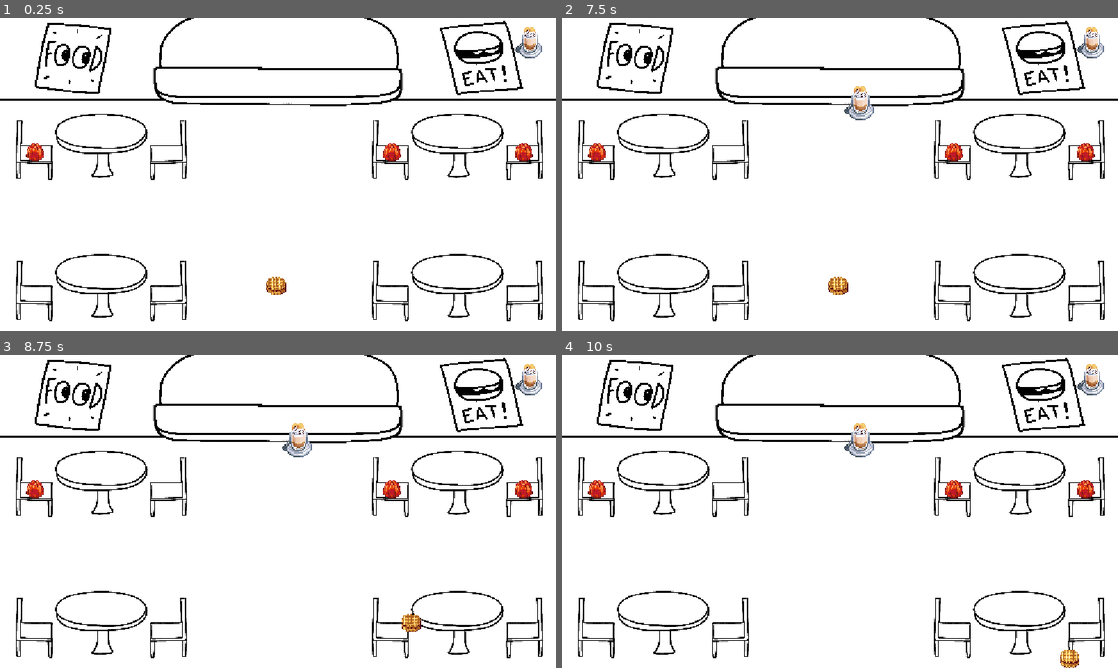
Above: before the commit, frames 1-4 (two rows, left to right).
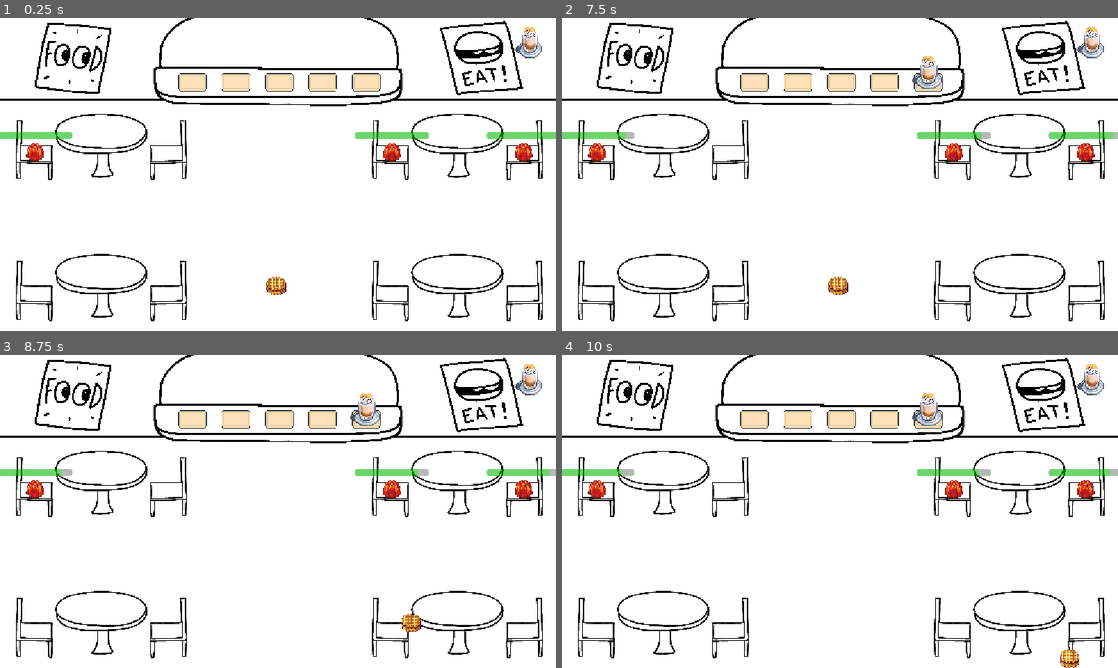
Above: after the commit, the same moments.

Repository: Midcul/what-do-you-want
Game: Godot game, scene res://scenes/level.tscn
The game is run twice, just before and just after one commit, with the same random seed, the same clock (stepped at 60 frames per second) and the same inputs.
Inputs (mouse positions are in pixels of both pictures, inside the frame that each line leads up to):
- Up to frame 1 (0.25 s): no input
- Up to frame 2 (7.5 s): click (1090, 39) at 0.5 s; click "Peach Cobbler" at 1.25 s; click "Fried Chicken" at 2 s; click "Cheeseburger" at 2.75 s; click "Clam Chowder" at 3.5 s; click "Booyah" at 4.25 s; click "Key Lime Pie" at 5 s; click "Halo-Halo" at 5.75 s; click "Sushi" at 6.5 s; click "Order" at 7.25 s
- Up to frame 3 (8.75 s): tap Enter (ui_accept) at 8, 8.1, 8.27, 8.57 s; hold Right (ui_right) from 8.03 s (still down)
- Up to frame 4 (10 s): release Right (ui_right) at 8.78 s; hold Down (ui_down) 8.78-9.53 s; tap Enter (ui_accept) at 8.85, 9.02, 9.32, 9.5, 9.6 s; hold Right (ui_right) from 9.53 s (still down)

The runs differ from the first frame. In frame 1, 2.4% of the frame differs, in the area x 0-100%, y 17-39%; in frame 2, 2.8%, in the area x 0-100%, y 12-39%; in frame 3, 2.8%; in frame 4, 2.8%.

Commit message:
customer ui and food delivery

Diff:
--- /dev/null
+++ b/scenes/customer.gd
@@ -0,0 +1,44 @@
+extends CharacterBody2D
+signal start_convo(customer)
+
+@onready var patience = %Timer
+@onready var patience_bar = %ProgressBar
+@onready var convo = %Customer_UI
+const GREEN = Color("00ff00")
+const YELLOW = Color("ffff00")
+const RED = Color("ff0000")
+var base_time = 60.0
+var is_talking = false
+
+func _ready() -> void:
+	convo.connect("reduce_patience", reduce_customer_patience)
+
+func _physics_process(delta: float) -> void:
+	patience_bar.value = 100.0 * patience.time_left / base_time
+	convo.update_patience(patience_bar.value)
+	if patience_bar.value < 33.3:
+		patience_bar.modulate = RED
+	elif patience_bar.value < 66.7:
+		patience_bar.modulate = YELLOW
+
+func reduce_customer_patience(time_lost) -> void:
+	var new_time = max(0.1, patience.time_left - time_lost)
+	patience.stop()
+	patience.wait_time = new_time
+	patience.start()
+
+func start_conversation() -> void:
+	convo.show_ui()
+	is_talking = true
+	#emit_signal("start_convo", self)
+
+func stop_conversation() -> void:
+	convo.hide_ui()
+	is_talking = false
+
+### What to do when food is served? Do we penalize player if they get it wrong
+func serve_food(food) -> void:
+	queue_free()
+
+func _on_timer_timeout() -> void:
+	queue_free()
--- a/scenes/customer.tscn
+++ b/scenes/customer.tscn
@@ -1,6 +1,8 @@
 [gd_scene format=3 uid="uid://dprg8ap1gytl4"]
 
 [ext_resource type="Texture2D" uid="uid://wf6kl21rub5s" path="res://art/food/jelly.png" id="1_ktfjk"]
+[ext_resource type="Script" uid="uid://bu4iio3vtocb" path="res://scenes/customer.gd" id="1_xss0h"]
+[ext_resource type="PackedScene" uid="uid://bqogf4td7b5oy" path="res://scenes/customer_ui.tscn" id="3_8qg4y"]
 
 [sub_resource type="RectangleShape2D" id="RectangleShape2D_ktfjk"]
 size = Vector2(40, 40)
@@ -9,6 +11,7 @@
 height = 70.0
 
 [node name="Customer" type="CharacterBody2D" unique_id=611496562]
+script = ExtResource("1_xss0h")
 
 [node name="Customer_Texture" type="TextureRect" parent="." unique_id=1974360880]
 offset_left = -20.0
@@ -21,6 +24,36 @@
 shape = SubResource("RectangleShape2D_ktfjk")
 
 [node name="Area2D" type="Area2D" parent="." unique_id=1830783283 groups=["customer"]]
+collision_layer = 2
+collision_mask = 2
 
 [node name="CollisionShape2D" type="CollisionShape2D" parent="Area2D" unique_id=846295348]
 shape = SubResource("CapsuleShape2D_xd7ib")
+
+[node name="ProgressBar" type="ProgressBar" parent="." unique_id=1075401084]
+unique_name_in_owner = true
+modulate = Color(0, 1, 0, 1)
+anchors_preset = 8
+anchor_left = 0.5
+anchor_top = 0.5
+anchor_right = 0.5
+anchor_bottom = 0.5
+offset_left = -77.0
+offset_top = -41.0
+offset_right = 77.0
+offset_bottom = -26.5
+grow_horizontal = 2
+grow_vertical = 2
+value = 100.0
+show_percentage = false
+
+[node name="Timer" type="Timer" parent="." unique_id=1768299062]
+unique_name_in_owner = true
+wait_time = 60.0
+one_shot = true
+autostart = true
+
+[node name="Customer_UI" parent="." unique_id=1248095599 instance=ExtResource("3_8qg4y")]
+unique_name_in_owner = true
+
+[connection signal="timeout" from="Timer" to="." method="_on_timer_timeout"]
--- /dev/null
+++ b/scenes/customer_ui.gd
@@ -0,0 +1,81 @@
+extends Node2D
+signal reduce_patience(time)
+
+@onready var ui = %CanvasLayer
+@onready var bar = %ProgressBar
+const GREEN = Color("00ff00")
+const YELLOW = Color("ffff00")
+const RED = Color("ff0000")
+var dialogue_started = false
+var paused_timer
+
+func _ready() -> void:
+	hide_ui()
+
+func _physics_process(_delta: float) -> void:
+	%Clue1.visible_ratio = (%Timer.wait_time - %Timer.time_left) / %Timer.wait_time
+	%Clue2.visible_ratio = (%Timer2.wait_time - %Timer2.time_left) / %Timer2.wait_time
+	%Clue3.visible_ratio = (%Timer3.wait_time - %Timer3.time_left) / %Timer3.wait_time
+
+func update_patience(val) -> void:
+	bar.value = val
+	if bar.value < 33.3:
+		bar.modulate = RED
+	elif bar.value < 66.7:
+		bar.modulate = YELLOW
+
+func hide_ui() -> void:
+	ui.visible = false
+	if %Timer.time_left > 0:
+		%Timer.paused = true
+		paused_timer = %Timer
+	elif %Timer2.time_left > 0:
+		%Timer2.paused = true
+		paused_timer = %Timer2
+	elif %Timer3.time_left > 0:
+		%Timer3.paused = true
+		paused_timer = %Timer3
+
+func show_ui() -> void:
+	ui.visible = true
+	if not dialogue_started:
+		dialogue_started = true
+		%Clue1.show()
+		%Timer.start()
+	if paused_timer:
+		paused_timer.paused = false
+
+func _on_timer_timeout() -> void:
+	%Pic1.show()
+	%Elaborate1.show()
+	await get_tree().create_timer(1.0).timeout
+	%Timer2.start()
+	await get_tree().physics_frame
+	%Clue2.show()
+
+func _on_timer_2_timeout() -> void:
+	%Pic2.show()
+	%Elaborate2.show()
+	await get_tree().create_timer(1.0).timeout
+	%Timer3.start()
+	await get_tree().physics_frame
+	%Clue3.show()
+
+func _on_timer_3_timeout() -> void:
+	%Pic3.show()
+	%Elaborate3.show()
+
+func _on_elaborate_1_pressed() -> void:
+	%Elaborate1.hide()
+	%Answer1.show()
+	emit_signal("reduce_patience", 10)
+
+func _on_elaborate_2_pressed() -> void:
+	%Elaborate2.hide()
+	%Answer2.show()
+	emit_signal("reduce_patience", 10)
+
+func _on_elaborate_3_pressed() -> void:
+	%Elaborate3.hide()
+	%Answer3.show()
+	emit_signal("reduce_patience", 10)
--- /dev/null
+++ b/scenes/customer_ui.tscn
@@ -0,0 +1,299 @@
+[gd_scene format=3 uid="uid://bqogf4td7b5oy"]
+
+[ext_resource type="Script" uid="uid://bctedsx4n3p3f" path="res://scenes/customer_ui.gd" id="1_81ih1"]
+[ext_resource type="Texture2D" uid="uid://dtlx8ojtqjo72" path="res://art/bg/bear.png" id="2_81ih1"]
+[ext_resource type="Texture2D" uid="uid://bym4scxqir5r7" path="res://art/ui/dialogue.png" id="2_yoejo"]
+[ext_resource type="Texture2D" uid="uid://b5udoy1dv02f6" path="res://art/food/banoffe.png" id="3_1f7rl"]
+[ext_resource type="Texture2D" uid="uid://b4l8qivfx2o5l" path="res://art/ui/button.png" id="4_tqg12"]
+
+[node name="Customer_UI" type="Node2D" unique_id=1248095599]
+script = ExtResource("1_81ih1")
+
+[node name="CanvasLayer" type="CanvasLayer" parent="." unique_id=1154861691]
+unique_name_in_owner = true
+
+[node name="Frame" type="ColorRect" parent="CanvasLayer" unique_id=958478093]
+anchors_preset = 15
+anchor_right = 1.0
+anchor_bottom = 1.0
+grow_horizontal = 2
+grow_vertical = 2
+color = Color(0, 0, 0, 0.8627451)
+
+[node name="TabletScreen" type="ColorRect" parent="CanvasLayer" unique_id=334577362]
+anchors_preset = 15
+anchor_right = 1.0
+anchor_bottom = 1.0
+offset_left = 25.0
+offset_top = 25.0
+offset_right = -22.0
+offset_bottom = -25.0
+grow_horizontal = 2
+grow_vertical = 2
+
+[node name="ProgressBar" type="ProgressBar" parent="CanvasLayer/TabletScreen" unique_id=1493838589]
+unique_name_in_owner = true
+modulate = Color(0, 1, 0, 1)
+layout_mode = 0
+offset_left = 55.0
+offset_top = 120.0
+offset_right = 481.0
+offset_bottom = 153.0
+value = 100.0
+show_percentage = false
+
+[node name="Dialogue_Box" type="TextureRect" parent="CanvasLayer/TabletScreen" unique_id=804629125]
+layout_mode = 1
+anchors_preset = 13
+anchor_left = 0.5
+anchor_right = 0.5
+anchor_bottom = 1.0
+offset_left = -112.5
+offset_top = 57.0
+offset_right = 468.5
+offset_bottom = -36.0
+grow_horizontal = 2
+grow_vertical = 2
+texture = ExtResource("2_yoejo")
+expand_mode = 1
+
+[node name="ClueContainer" type="VBoxContainer" parent="CanvasLayer/TabletScreen/Dialogue_Box" unique_id=1040196310]
+unique_name_in_owner = true
+layout_mode = 0
+offset_left = 149.0
+offset_top = 7.0
+offset_right = 572.0
+offset_bottom = 499.0
+
+[node name="Clue1" type="RichTextLabel" parent="CanvasLayer/TabletScreen/Dialogue_Box/ClueContainer" unique_id=555803221]
+unique_name_in_owner = true
+visible = false
+layout_mode = 2
+theme_override_colors/default_color = Color(0, 0, 0, 1)
+theme_override_font_sizes/normal_font_size = 24
+text = "Can I have a Key Lime Pie?"
+fit_content = true
+vertical_alignment = 1
+
+[node name="HBoxContainer" type="HBoxContainer" parent="CanvasLayer/TabletScreen/Dialogue_Box/ClueContainer" unique_id=527218687]
+layout_mode = 2
+alignment = 1
+
+[node name="Pic1" type="TextureRect" parent="CanvasLayer/TabletScreen/Dialogue_Box/ClueContainer/HBoxContainer" unique_id=1247789203]
+unique_name_in_owner = true
+visible = false
+custom_minimum_size = Vector2(75, 75)
+layout_mode = 2
+texture = ExtResource("3_1f7rl")
+
+[node name="VBoxContainer" type="VBoxContainer" parent="CanvasLayer/TabletScreen/Dialogue_Box/ClueContainer/HBoxContainer" unique_id=590915632]
+layout_mode = 2
+alignment = 1
+
+[node name="Elaborate1" type="TextureButton" parent="CanvasLayer/TabletScreen/Dialogue_Box/ClueContainer/HBoxContainer/VBoxContainer" unique_id=1416061017]
+unique_name_in_owner = true
+visible = false
+custom_minimum_size = Vector2(180, 60)
+layout_mode = 2
+texture_normal = ExtResource("4_tqg12")
+stretch_mode = 0
+
+[node name="Text" type="RichTextLabel" parent="CanvasLayer/TabletScreen/Dialogue_Box/ClueContainer/HBoxContainer/VBoxContainer/Elaborate1" unique_id=1657503980]
+layout_mode = 1
+anchors_preset = 15
+anchor_right = 1.0
+anchor_bottom = 1.0
+grow_horizontal = 2
+grow_vertical = 2
+mouse_filter = 2
+text = "Can you elaborate?"
+horizontal_alignment = 1
+vertical_alignment = 1
+
+[node name="Answer1" type="RichTextLabel" parent="CanvasLayer/TabletScreen/Dialogue_Box/ClueContainer/HBoxContainer/VBoxContainer" unique_id=1839564655]
+unique_name_in_owner = true
+visible = false
+custom_minimum_size = Vector2(300, 60)
+layout_mode = 2
+theme_override_colors/default_color = Color(0, 0, 0, 1)
+theme_override_font_sizes/normal_font_size = 20
+text = "American | Baked | Sweet"
+fit_content = true
+horizontal_alignment = 1
+vertical_alignment = 1
+
+[node name="Buffer" type="RichTextLabel" parent="CanvasLayer/TabletScreen/Dialogue_Box/ClueContainer" unique_id=1582132245]
+layout_mode = 2
+theme_override_colors/default_color = Color(0, 0, 0, 1)
+theme_override_font_sizes/normal_font_size = 16
+text = " "
+fit_content = true
+vertical_alignment = 1
+
+[node name="Clue2" type="RichTextLabel" parent="CanvasLayer/TabletScreen/Dialogue_Box/ClueContainer" unique_id=35280158]
+unique_name_in_owner = true
+visible = false
+layout_mode = 2
+theme_override_colors/default_color = Color(0, 0, 0, 1)
+theme_override_font_sizes/normal_font_size = 24
+text = "Actually, can I have Ravioli instead?"
+fit_content = true
+vertical_alignment = 1
+
+[node name="HBoxContainer2" type="HBoxContainer" parent="CanvasLayer/TabletScreen/Dialogue_Box/ClueContainer" unique_id=589597117]
+layout_mode = 2
+alignment = 1
+
+[node name="Pic2" type="TextureRect" parent="CanvasLayer/TabletScreen/Dialogue_Box/ClueContainer/HBoxContainer2" unique_id=1876518236]
+unique_name_in_owner = true
+visible = false
+custom_minimum_size = Vector2(75, 75)
+layout_mode = 2
+texture = ExtResource("3_1f7rl")
+
+[node name="VBoxContainer" type="VBoxContainer" parent="CanvasLayer/TabletScreen/Dialogue_Box/ClueContainer/HBoxContainer2" unique_id=801744937]
+layout_mode = 2
+alignment = 1
+
+[node name="Elaborate2" type="TextureButton" parent="CanvasLayer/TabletScreen/Dialogue_Box/ClueContainer/HBoxContainer2/VBoxContainer" unique_id=1550056492]
+unique_name_in_owner = true
+visible = false
+custom_minimum_size = Vector2(180, 60)
+layout_mode = 2
+texture_normal = ExtResource("4_tqg12")
+stretch_mode = 0
+
+[node name="Text" type="RichTextLabel" parent="CanvasLayer/TabletScreen/Dialogue_Box/ClueContainer/HBoxContainer2/VBoxContainer/Elaborate2" unique_id=1608254395]
+layout_mode = 1
+anchors_preset = 15
+anchor_right = 1.0
+anchor_bottom = 1.0
+grow_horizontal = 2
+grow_vertical = 2
+mouse_filter = 2
+text = "Can you elaborate?"
+horizontal_alignment = 1
+vertical_alignment = 1
+
+[node name="Answer2" type="RichTextLabel" parent="CanvasLayer/TabletScreen/Dialogue_Box/ClueContainer/HBoxContainer2/VBoxContainer" unique_id=711703259]
+unique_name_in_owner = true
+visible = false
+custom_minimum_size = Vector2(300, 60)
+layout_mode = 2
+theme_override_colors/default_color = Color(0, 0, 0, 1)
+theme_override_font_sizes/normal_font_size = 20
+text = "Italian | Pasta | Cheesy"
+fit_content = true
+horizontal_alignment = 1
+vertical_alignment = 1
+
+[node name="Buffer2" type="RichTextLabel" parent="CanvasLayer/TabletScreen/Dialogue_Box/ClueContainer" unique_id=356368990]
+layout_mode = 2
+theme_override_colors/default_color = Color(0, 0, 0, 1)
+theme_override_font_sizes/normal_font_size = 16
+text = " "
+fit_content = true
+vertical_alignment = 1
+
+[node name="Clue3" type="RichTextLabel" parent="CanvasLayer/TabletScreen/Dialogue_Box/ClueContainer" unique_id=1775653895]
+unique_name_in_owner = true
+visible = false
+layout_mode = 2
+theme_override_colors/default_color = Color(0, 0, 0, 1)
+theme_override_font_sizes/normal_font_size = 24
+text = "Mm, nevermind. I want Fries."
+fit_content = true
+vertical_alignment = 1
+
+[node name="HBoxContainer3" type="HBoxContainer" parent="CanvasLayer/TabletScreen/Dialogue_Box/ClueContainer" unique_id=373879478]
+layout_mode = 2
+alignment = 1
+
+[node name="Pic3" type="TextureRect" parent="CanvasLayer/TabletScreen/Dialogue_Box/ClueContainer/HBoxContainer3" unique_id=468874865]
+unique_name_in_owner = true
+visible = false
+custom_minimum_size = Vector2(75, 75)
+layout_mode = 2
+texture = ExtResource("3_1f7rl")
+
+[node name="VBoxContainer" type="VBoxContainer" parent="CanvasLayer/TabletScreen/Dialogue_Box/ClueContainer/HBoxContainer3" unique_id=2116696764]
+layout_mode = 2
+alignment = 1
+
+[node name="Elaborate3" type="TextureButton" parent="CanvasLayer/TabletScreen/Dialogue_Box/ClueContainer/HBoxContainer3/VBoxContainer" unique_id=999679109]
+unique_name_in_owner = true
+visible = false
+custom_minimum_size = Vector2(180, 60)
+layout_mode = 2
+texture_normal = ExtResource("4_tqg12")
+stretch_mode = 0
+
+[node name="Text" type="RichTextLabel" parent="CanvasLayer/TabletScreen/Dialogue_Box/ClueContainer/HBoxContainer3/VBoxContainer/Elaborate3" unique_id=519427118]
+layout_mode = 1
+anchors_preset = 15
+anchor_right = 1.0
+anchor_bottom = 1.0
+grow_horizontal = 2
+grow_vertical = 2
+mouse_filter = 2
+text = "Can you elaborate?"
+horizontal_alignment = 1
+vertical_alignment = 1
+
+[node name="Answer3" type="RichTextLabel" parent="CanvasLayer/TabletScreen/Dialogue_Box/ClueContainer/HBoxContainer3/VBoxContainer" unique_id=1960439593]
+unique_name_in_owner = true
+visible = false
+custom_minimum_size = Vector2(300, 60)
+layout_mode = 2
+theme_override_colors/default_color = Color(0, 0, 0, 1)
+theme_override_font_sizes/normal_font_size = 20
+text = "French | Fried | Vegetable"
+fit_content = true
+horizontal_alignment = 1
+vertical_alignment = 1
+
+[node name="Customer_Img" type="TextureRect" parent="CanvasLayer/TabletScreen" unique_id=372325631]
+unique_name_in_owner = true
+custom_minimum_size = Vector2(200, 200)
+layout_mode = 0
+offset_left = 167.0
+offset_top = 196.0
+offset_right = 367.0
+offset_bottom = 521.0
+texture = ExtResource("2_81ih1")
+expand_mode = 1
+
+[node name="Customer_Name" type="Label" parent="CanvasLayer/TabletScreen" unique_id=438984340]
+unique_name_in_owner = true
+layout_mode = 1
+anchors_preset = 5
+anchor_left = 0.5
+anchor_right = 0.5
+offset_left = -411.0
+offset_top = 32.0
+offset_right = -159.0
+offset_bottom = 99.0
+grow_horizontal = 2
+theme_override_colors/font_color = Color(0, 0, 0, 1)
+theme_override_font_sizes/font_size = 48
+text = "Bearnstein"
+horizontal_alignment = 1
+
+[node name="Timer" type="Timer" parent="." unique_id=1036189647]
+unique_name_in_owner = true
+one_shot = true
+
+[node name="Timer2" type="Timer" parent="." unique_id=1445382430]
+unique_name_in_owner = true
+one_shot = true
+
+[node name="Timer3" type="Timer" parent="." unique_id=1987390929]
+unique_name_in_owner = true
+one_shot = true
+
+[connection signal="pressed" from="CanvasLayer/TabletScreen/Dialogue_Box/ClueContainer/HBoxContainer/VBoxContainer/Elaborate1" to="." method="_on_elaborate_1_pressed"]
+[connection signal="pressed" from="CanvasLayer/TabletScreen/Dialogue_Box/ClueContainer/HBoxContainer2/VBoxContainer/Elaborate2" to="." method="_on_elaborate_2_pressed"]
+[connection signal="pressed" from="CanvasLayer/TabletScreen/Dialogue_Box/ClueContainer/HBoxContainer3/VBoxContainer/Elaborate3" to="." method="_on_elaborate_3_pressed"]
+[connection signal="timeout" from="Timer" to="." method="_on_timer_timeout"]
+[connection signal="timeout" from="Timer2" to="." method="_on_timer_2_timeout"]
+[connection signal="timeout" from="Timer3" to="." method="_on_timer_3_timeout"]
--- a/scenes/level.gd
+++ b/scenes/level.gd
@@ -4,11 +4,13 @@
 @onready var customer = preload("uid://dprg8ap1gytl4")
 
 @onready var seats = %Seats
-@onready var orders = %Orders
+@onready var orders = [%Marker5, %Marker4, %Marker3, %Marker2, %Marker1]
+
 
 func _ready() -> void:
 	%Tablet.hide_tablet()
 	%Tablet.connect("order_up", process_order)
+	%Player.connect("place_food", drop_food_onto_tray)
 	get_random_seat()
 	get_random_seat()
 	get_random_seat()
@@ -18,12 +20,21 @@
 
 func process_order(order) -> void:
 	var new_food = food.instantiate()
-	orders.add_child(new_food)
+	for marker in orders:
+		if marker.get_children().size() == 1:
+			marker.add_child(new_food)
+			break
 	new_food.set_order(order)
 	new_food.connect("order_grabbed", add_food_to_player)
 
 func add_food_to_player(order) -> void:
 	%Player.collect_item(order)
+
+func drop_food_onto_tray(order, tray) -> void:
+	var new_food = food.instantiate()
+	tray.add_child(new_food)
+	new_food.set_order(order)
+	new_food.connect("order_grabbed", add_food_to_player)
 
 func get_random_seat() -> void:
 	var empty = []
--- a/scenes/level.tscn
+++ b/scenes/level.tscn
@@ -4,7 +4,11 @@
 [ext_resource type="Script" uid="uid://nwdtbmp6su8t" path="res://scenes/level.gd" id="1_w7c3h"]
 [ext_resource type="Texture2D" uid="uid://b6t5r00hqu4ue" path="res://art/bg/restaurant.png" id="2_mx8sn"]
 [ext_resource type="PackedScene" uid="uid://dbbu2jai85r2e" path="res://scenes/tablet.tscn" id="3_w8frs"]
+[ext_resource type="Texture2D" uid="uid://dl345ugvmi3us" path="res://art/ui/button_white.png" id="5_2r41h"]
 [ext_resource type="PackedScene" uid="uid://cfhia44io63sm" path="res://scenes/player.tscn" id="5_ppgk2"]
+
+[sub_resource type="RectangleShape2D" id="RectangleShape2D_7i7tk"]
+size = Vector2(52, 27)
 
 [sub_resource type="RectangleShape2D" id="RectangleShape2D_xd7ib"]
 size = Vector2(330.5, 167)
@@ -43,20 +47,105 @@
 unique_name_in_owner = true
 position = Vector2(581, 136)
 
+[node name="Tray1" type="TextureRect" parent="Orders" unique_id=140306056]
+offset_left = -212.0
+offset_top = -23.0
+offset_right = -152.0
+offset_bottom = 17.0
+texture = ExtResource("5_2r41h")
+
+[node name="Tray2" type="TextureRect" parent="Orders" unique_id=943227691]
+offset_left = -122.0
+offset_top = -23.0
+offset_right = -62.0
+offset_bottom = 17.0
+texture = ExtResource("5_2r41h")
+
+[node name="Tray3" type="TextureRect" parent="Orders" unique_id=816480182]
+offset_left = -32.0
+offset_top = -23.0
+offset_right = 28.0
+offset_bottom = 17.0
+texture = ExtResource("5_2r41h")
+
+[node name="Tray4" type="TextureRect" parent="Orders" unique_id=375711323]
+offset_left = 58.0
+offset_top = -23.0
+offset_right = 118.0
+offset_bottom = 17.0
+texture = ExtResource("5_2r41h")
+
+[node name="Tray5" type="TextureRect" parent="Orders" unique_id=273960169]
+offset_left = 148.0
+offset_top = -23.0
+offset_right = 208.0
+offset_bottom = 17.0
+texture = ExtResource("5_2r41h")
+
 [node name="Marker1" type="Marker2D" parent="Orders" unique_id=1628990620]
+unique_name_in_owner = true
 position = Vector2(-182, -3)
 
+[node name="Area2D" type="Area2D" parent="Orders/Marker1" unique_id=529990602 groups=["tray"]]
+collision_layer = 2
+collision_mask = 2
+monitoring = false
+
+[node name="CollisionShape2D" type="CollisionShape2D" parent="Orders/Marker1/Area2D" unique_id=729904652]
+position = Vector2(0, -0.5)
+shape = SubResource("RectangleShape2D_7i7tk")
+
 [node name="Marker2" type="Marker2D" parent="Orders" unique_id=2016801385]
+unique_name_in_owner = true
 position = Vector2(-92, -3)
 
+[node name="Area2D" type="Area2D" parent="Orders/Marker2" unique_id=592923839 groups=["tray"]]
+collision_layer = 2
+collision_mask = 2
+monitoring = false
+
+[node name="CollisionShape2D" type="CollisionShape2D" parent="Orders/Marker2/Area2D" unique_id=1411413297]
+position = Vector2(0, -0.5)
+shape = SubResource("RectangleShape2D_7i7tk")
+
 [node name="Marker3" type="Marker2D" parent="Orders" unique_id=1866879084]
+unique_name_in_owner = true
 position = Vector2(-2, -3)
 
+[node name="Area2D" type="Area2D" parent="Orders/Marker3" unique_id=1371135241 groups=["tray"]]
+collision_layer = 2
+collision_mask = 2
+monitoring = false
+
+[node name="CollisionShape2D" type="CollisionShape2D" parent="Orders/Marker3/Area2D" unique_id=1032231889]
+position = Vector2(0, -0.5)
+shape = SubResource("RectangleShape2D_7i7tk")
+
 [node name="Marker4" type="Marker2D" parent="Orders" unique_id=412635906]
+unique_name_in_owner = true
 position = Vector2(88, -3)
 
+[node name="Area2D" type="Area2D" parent="Orders/Marker4" unique_id=53840746 groups=["tray"]]
+collision_layer = 2
+collision_mask = 2
+monitoring = false
+
+[node name="CollisionShape2D" type="CollisionShape2D" parent="Orders/Marker4/Area2D" unique_id=1375193985]
+position = Vector2(0, -0.5)
+shape = SubResource("RectangleShape2D_7i7tk")
+
 [node name="Marker5" type="Marker2D" parent="Orders" unique_id=1853031477]
+unique_name_in_owner = true
 position = Vector2(178, -3)
+
+[node name="Area2D" type="Area2D" parent="Orders/Marker5" unique_id=109327723 groups=["tray"]]
+collision_layer = 2
+collision_mask = 2
+monitoring = false
+
+[node name="CollisionShape2D" type="CollisionShape2D" parent="Orders/Marker5/Area2D" unique_id=1270620833]
+position = Vector2(0, -0.5)
+shape = SubResource("RectangleShape2D_7i7tk")
 
 [node name="Seats" type="Node2D" parent="." unique_id=1151838283]
 unique_name_in_owner = true
--- a/scenes/order.tscn
+++ b/scenes/order.tscn
@@ -10,12 +10,16 @@
 
 [node name="Texture" type="TextureRect" parent="." unique_id=923007143]
 unique_name_in_owner = true
-custom_minimum_size = Vector2(75, 75)
-offset_right = 75.0
-offset_bottom = 75.0
+custom_minimum_size = Vector2(60, 60)
+offset_left = -37.5
+offset_top = -60.0
+offset_right = 37.5
+offset_bottom = 15.0
 
 [node name="Area2D" type="Area2D" parent="." unique_id=2127440976 groups=["food"]]
+collision_layer = 2
+collision_mask = 2
+monitoring = false
 
 [node name="CollisionShape2D" type="CollisionShape2D" parent="Area2D" unique_id=893554050]
-position = Vector2(40, 31)
 shape = SubResource("CapsuleShape2D_xd7ib")
--- a/scenes/player.gd
+++ b/scenes/player.gd
@@ -1,4 +1,5 @@
 extends CharacterBody2D
+signal place_food(food, tray)
 
 @export var speed: float = 400.0
 var curr_food
@@ -11,8 +12,29 @@
 func _unhandled_input(event: InputEvent) -> void:
 	if Input.is_action_just_pressed("ui_accept"):
 		var interact = %Area2D.get_overlapping_areas()
-		if interact and interact[0].is_in_group("food") and not curr_food:
-			interact[0].get_parent().grab_order()
+		for body in interact:
+			if body.is_in_group("food") and not curr_food:
+				curr_food = body.get_parent().order_name
+				body.get_parent().grab_order()
+				return
+			elif body.is_in_group("tray") and interact.size() < 2 and curr_food:
+				emit_signal("place_food", curr_food, body)
+				drop_item()
+				return
+			elif body.is_in_group("customer") and curr_food:
+				body.get_parent().serve_food(curr_food)
+				drop_item()
+				return
+			elif body.is_in_group("customer") and not curr_food:
+				if body.get_parent().is_talking:
+					body.get_parent().stop_conversation()
+				else:
+					body.get_parent().start_conversation()
+				return
 
 func collect_item(food) -> void:
 	%Held_Item.texture = load(InitDishes.get_image_path(food))
+
+func drop_item() -> void:
+	%Held_Item.texture = null
+	curr_food = null
--- a/scenes/player.tscn
+++ b/scenes/player.tscn
@@ -29,9 +29,9 @@
 
 [node name="Area2D" type="Area2D" parent="." unique_id=2023644071]
 unique_name_in_owner = true
+collision_layer = 2
+collision_mask = 2
 
 [node name="Collection_Zone" type="CollisionShape2D" parent="Area2D" unique_id=1882891748]
-light_mask = 2
-visibility_layer = 2
 position = Vector2(21, -4)
 shape = SubResource("CapsuleShape2D_xd7ib")
Binary file added: art/bg/animals.png
Not shown, added: art/bg/animals.png.import
Binary file added: art/bg/bear.png
Not shown, added: art/bg/bear.png.import
Binary file added: art/ui/dialogue.png
Not shown, added: art/ui/dialogue.png.import
Not shown, added: scenes/customer.gd.uid
Not shown, added: scenes/customer_ui.gd.uid
